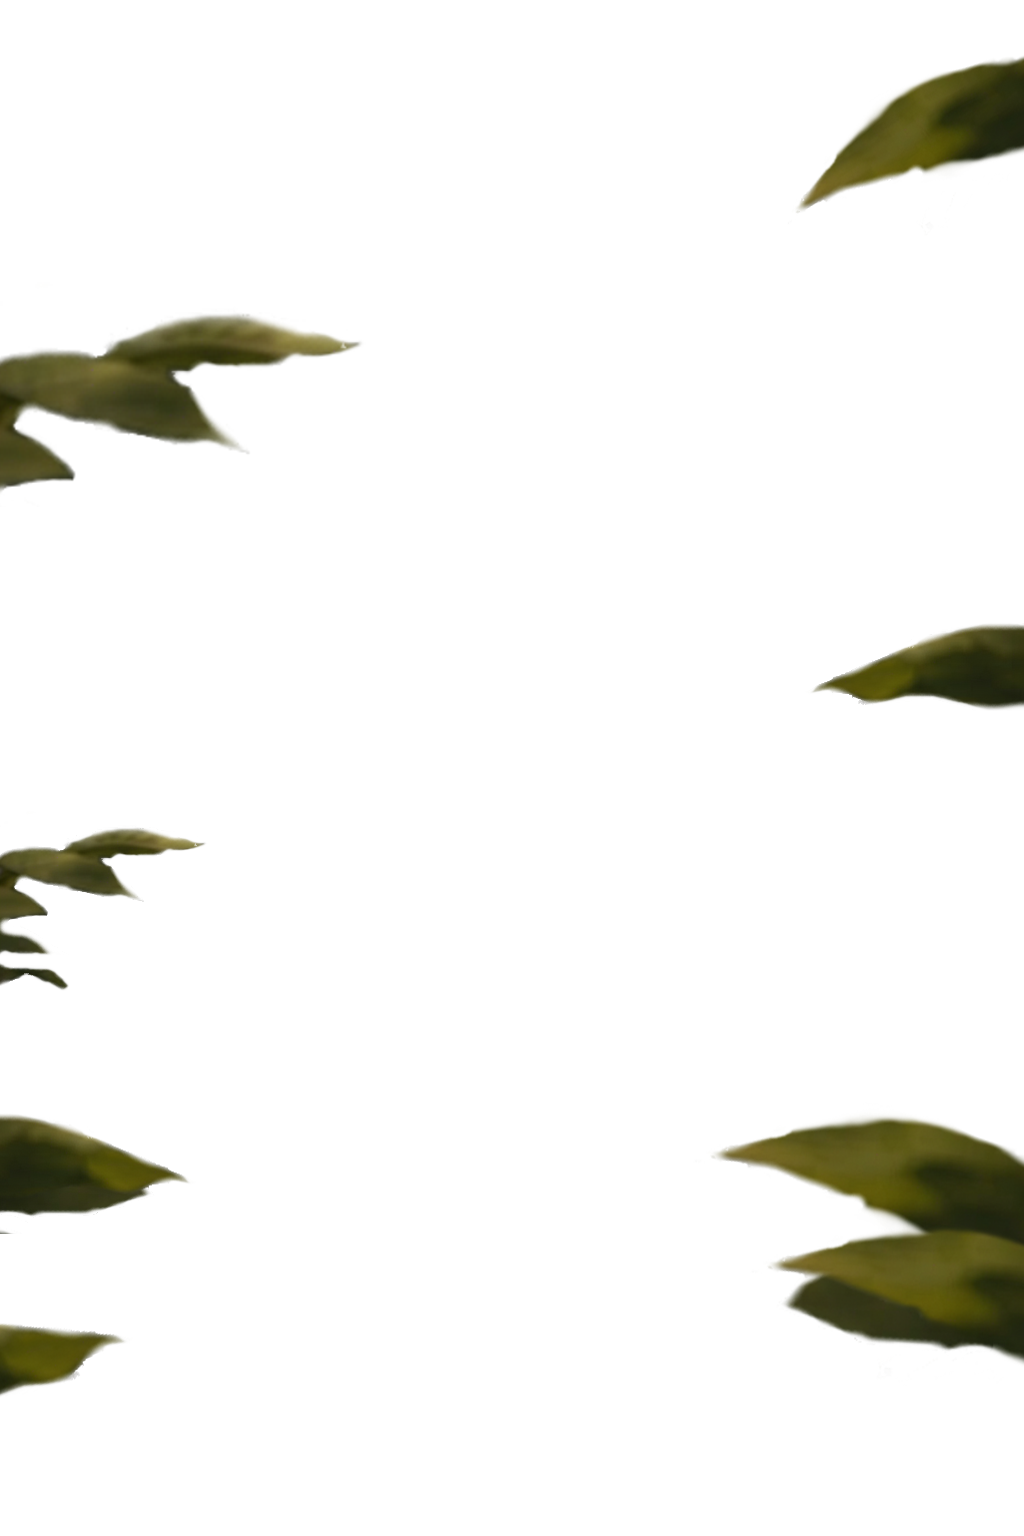
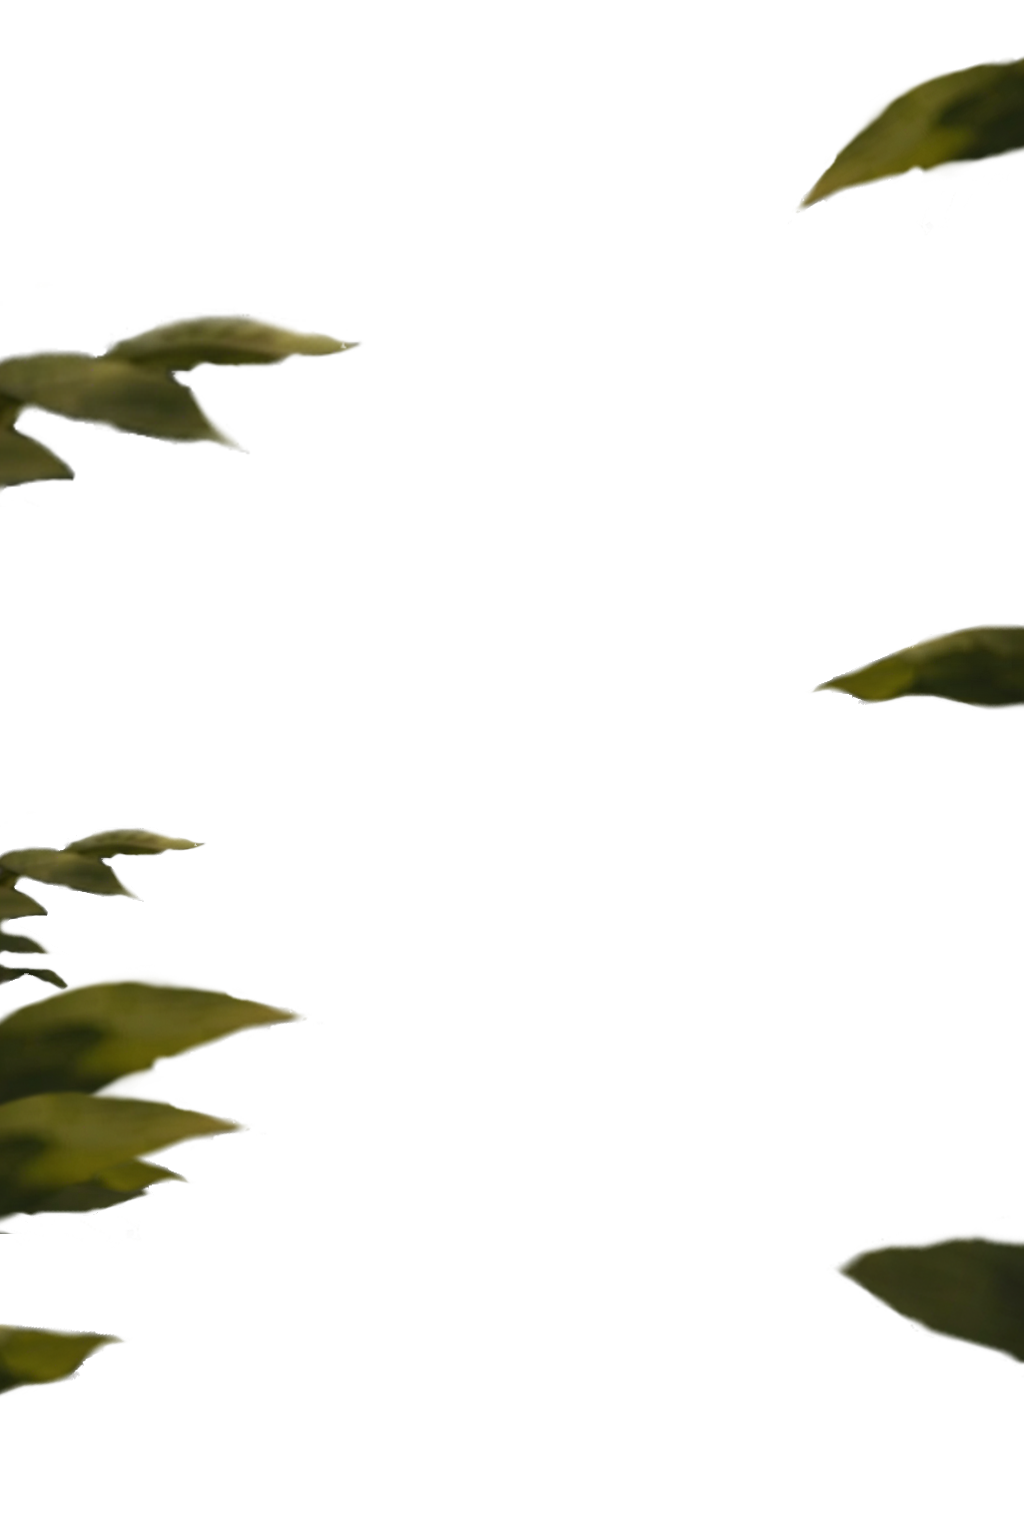
Layer changes from the first 1024 x 1536 image to the second:
painted on "forefront.png" (2nd of 9) over [0, 974, 1024, 1344]
painted on "forefront.png" (3rd of 9) over [0, 974, 320, 1216]
painted on "forefront.png" (4th of 9) over [0, 974, 1024, 1344]